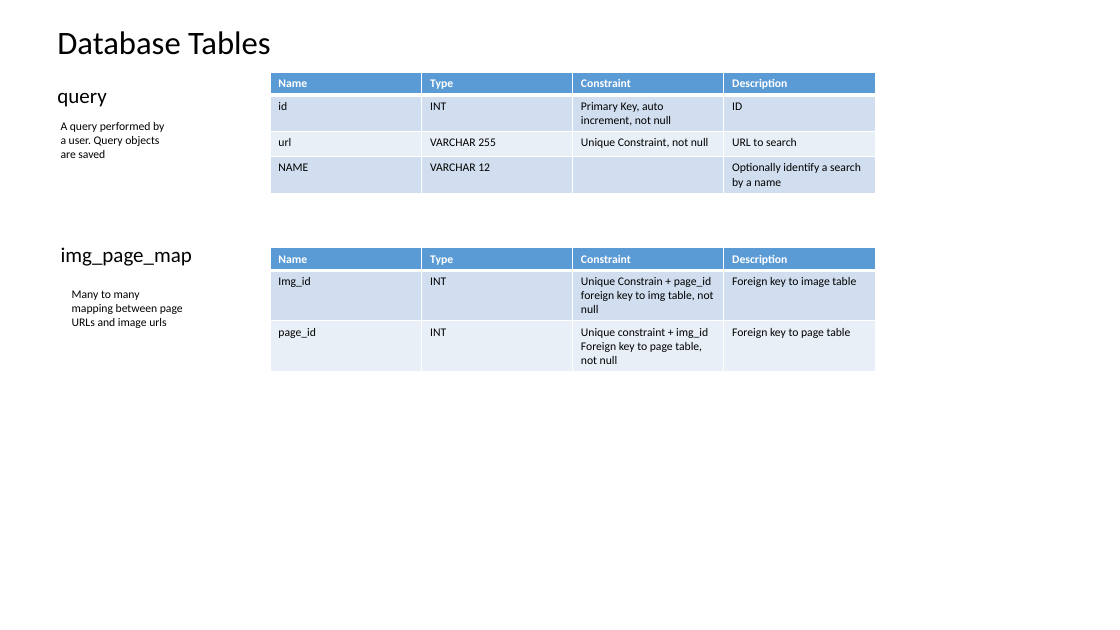
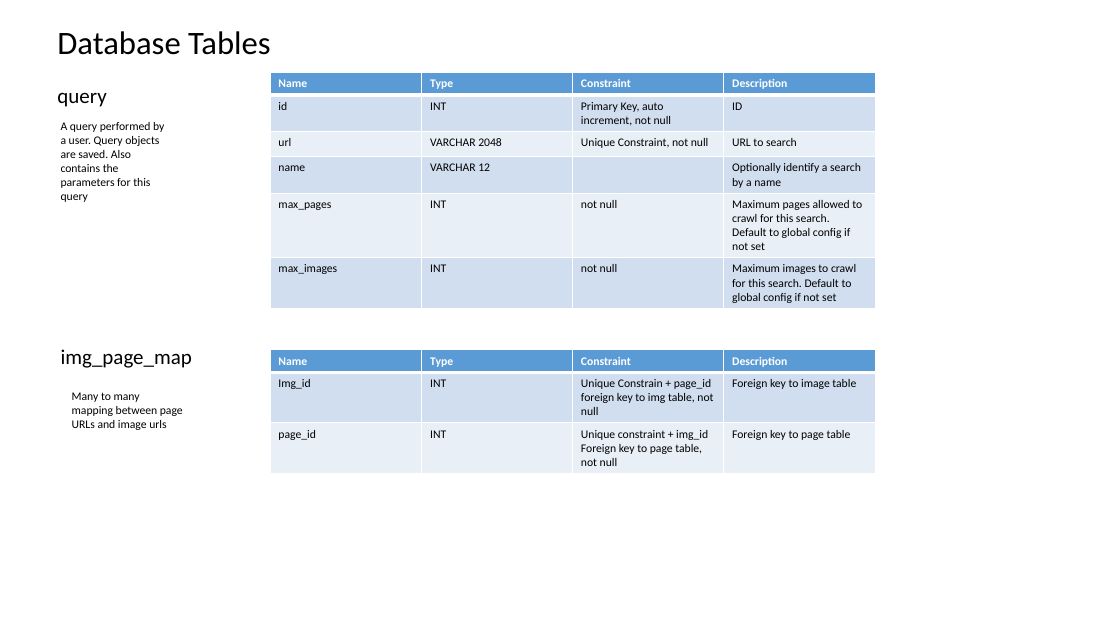
Before and after one commit to datim/squid, a slide deck: slide 12 of docs/design.pptx. Drawn at 1120x630 pixels with LibreOffice and Linux fonts; fonts in the diff are those of the drawing. Boxes give left, top, right and bottom in pixels: in the first picture for what was removed or moved away, otherwise in the second. Text is boxed around its words. In the diff, an @@ line names an element or a change of style, - is before the commit and + after.

Commit message:
Add query object, update design, rename packages

```diff
--- a/docs/design.pptx
+++ b/docs/design.pptx
@@ table at (271,72,876,308) @@
-row 3: url | VARCHAR 255 | Unique Constraint, not null | URL to search
-row 4: NAME | VARCHAR 12 |  | Optionally identify a search by a name
+row 3: url | VARCHAR 2048 | Unique Constraint, not null | URL to search
+row 4: name | VARCHAR 12 |  | Optionally identify a search by a name
+row 5: max_pages | INT | not null | Maximum pages allowed to crawl for this search. Default to global config if not set
+row 6: max_images | INT | not null | Maximum images to crawl for this search. Default to global config if not set
@@ text at (61,122,164,202): text changed @@
-A query performed by a user. Query objects are saved
+A query performed by a user. Query objects are saved. Also contains the parameters for this query
@@ 2 texts, 1 table: place and size @@
-2 texts, 1 table at (61,247,876,371)
+2 texts, 1 table at (61,349,876,474)
```
Also in this commit, not shown: 19 other files.
